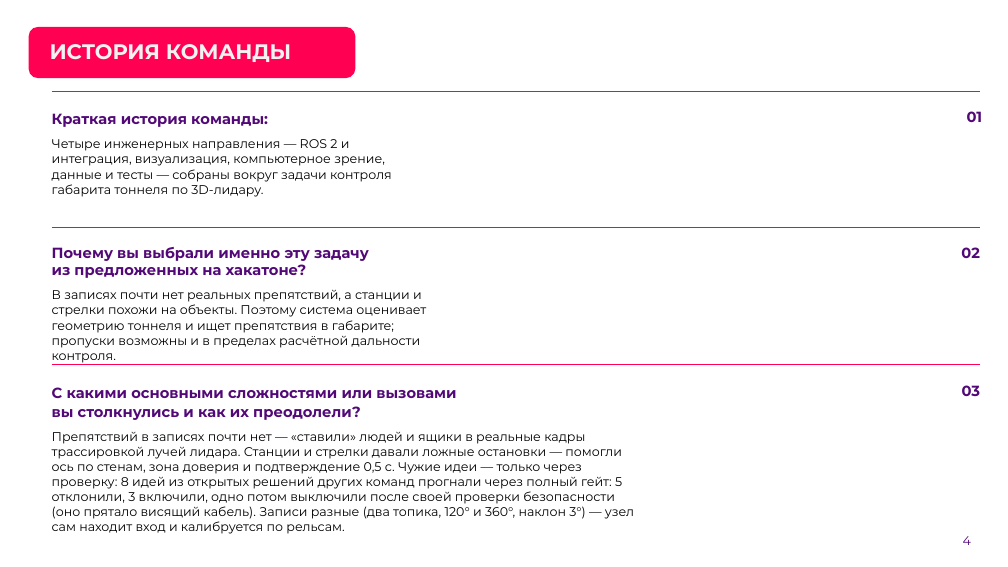
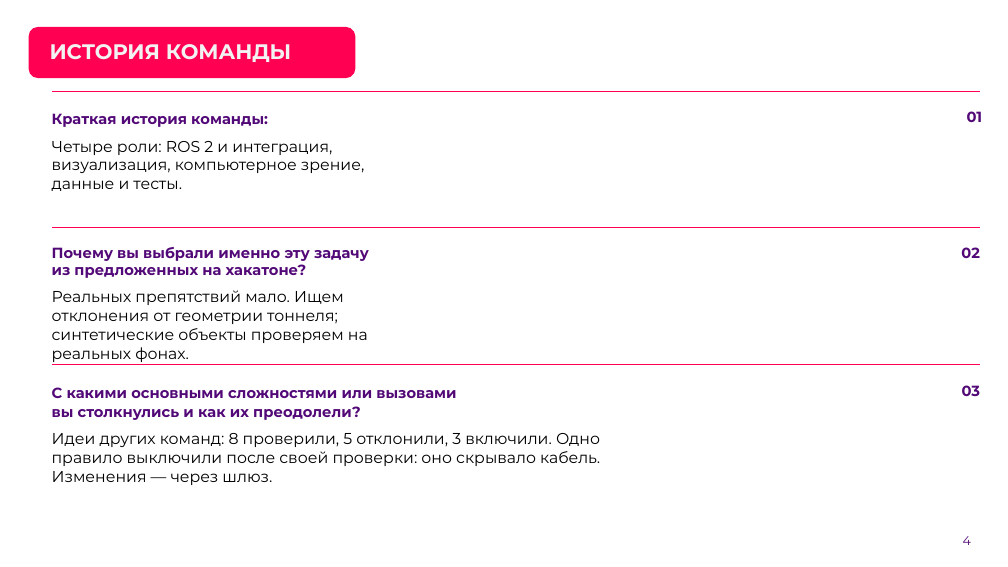
Before and after one commit to pmixay/ReSense, a slide deck: slide 4 of docs/presentation/ReSense_LCT2026.pptx. Drawn at 1008x567 pixels with LibreOffice and Linux fonts; fonts in the diff are those of the drawing; background and template pictures are left out. Boxes give left, top, right and bottom in pixels: in the first picture for what was removed or moved away, otherwise in the second. Text is boxed around its words. In the diff, an @@ line names an element or a change of style, - is before the commit and + after.

```diff
--- a/docs/presentation/ReSense_LCT2026.pptx
+++ b/docs/presentation/ReSense_LCT2026.pptx
@@ text at box(52, 141, 364, 191): text changed; size 12 to 15 pt @@
-Четыре инженерных направления — ROS 2 и интеграция, визуализация, компьютерное зрение, данные и тесты — собраны вокруг задачи контроля габарита тоннеля по 3D-лидару.
+Четыре роли: ROS 2 и интеграция, визуализация, компьютерное зрение, данные и тесты.
@@ text at box(52, 290, 368, 362): text changed; size 12 to 15 pt @@
-В записях почти нет реальных препятствий, а станции и стрелки похожи на объекты. Поэтому система оценивает геометрию тоннеля и ищет препятствия в габарите; пропуски возможны и в пределах расчётной дальности контроля.
+Реальных препятствий мало. Ищем отклонения от геометрии тоннеля; синтетические объекты проверяем на реальных фонах.
@@ text at box(52, 433, 600, 485): text changed; size 12 to 15 pt @@
-Препятствий в записях почти нет — «ставили» людей и ящики в реальные кадры трассировкой лучей лидара. Станции и стрелки давали ложные остановки — помогли ось по стенам, зона доверия и подтверждение 0,5 с. Чужие идеи — только через проверку: 8 идей из открытых решений других команд прогнали через полный гейт: 5 отклонили, 3 включили, одно потом выключили после своей проверки безопасности (оно прятало висящий кабель). Записи разные (два топика, 120° и 360°, наклон 3°) — узел сам находит вход и калибруется по рельсам.
+Идеи других команд: 8 проверили, 5 отклонили, 3 включили. Одно правило выключили после своей проверки: оно скрывало кабель. Изменения — через шлюз.
```
Also in this commit, not shown: 13 other slides changed, 22 other files.
